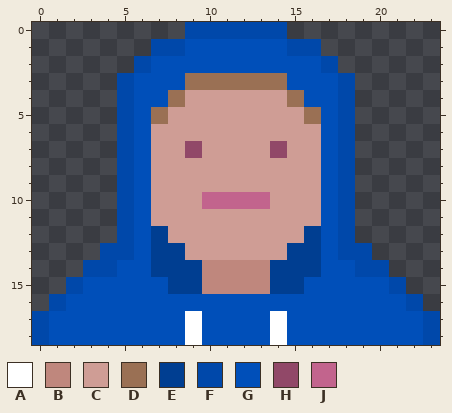
Pixel-art sprite -- Brackeys2021 Game Jam submit/Brackeys2021/Assets/Sprites/UI/Demographics/teen.png. Above: the version before the commit.
The file is 24x19 pixels.
Palette (. is transparent): A #ffffff  B #bf877d  C #cf9d95  D #9a7054  E #003e91  F #0048aa  G #004fb9  H #914868  J #c2648d
Pixels before, first column x 0:
 0 .........FFFFFF.........
 1 .......FFGGGGGGFF.......
 2 ......FGGGGGGGGGGF......
 3 .....FGGGDDDDDDGGGF.....
 4 .....FGGDCCCCCCDGGF.....
 5 .....FGDCCCCCCCCDGF.....
 6 .....FGCCCCCCCCCCGF.....
 7 .....FGCCHCCCCHCCGF.....
 8 .....FGCCCCCCCCCCGF.....
 9 .....FGCCCCCCCCCCGF.....
10 .....FGCCCJJJJCCCGF.....
11 .....FGCCCCCCCCCCGF.....
12 .....FGECCCCCCCCEGF.....
13 ....FFGEECCCCCCEEGFF....
14 ...FFGGEEEBBBBEEEGGFF...
15 ..FGGGGGEEBBBBEEGGGGGF..
16 .FGGGGGGGGGGGGGGGGGGGGF.
17 FGGGGGGGGAGGGGAGGGGGGGGF
18 FGGGGGGGGAGGGGAGGGGGGGGF
Now the later version:
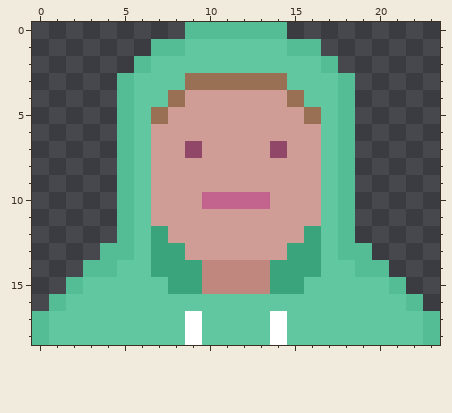
What changed:
colour E: #003e91 -> #3aa57d
colour F: #0048aa -> #54bd96
colour G: #004fb9 -> #61c7a1
Pixel boxes of the changes (left, top, right, bottom) in both pictures:
changed: (32, 22, 440, 345)
